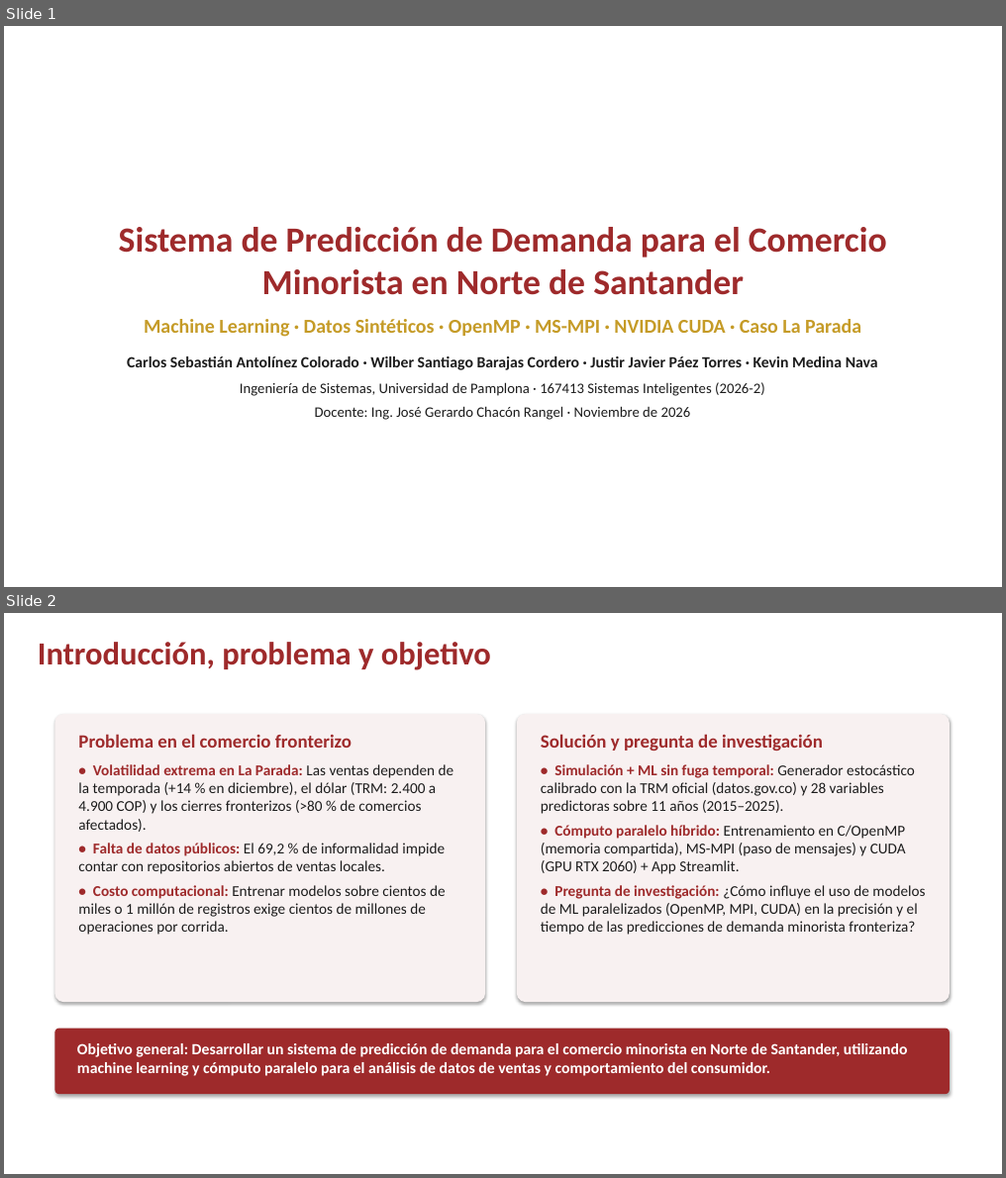
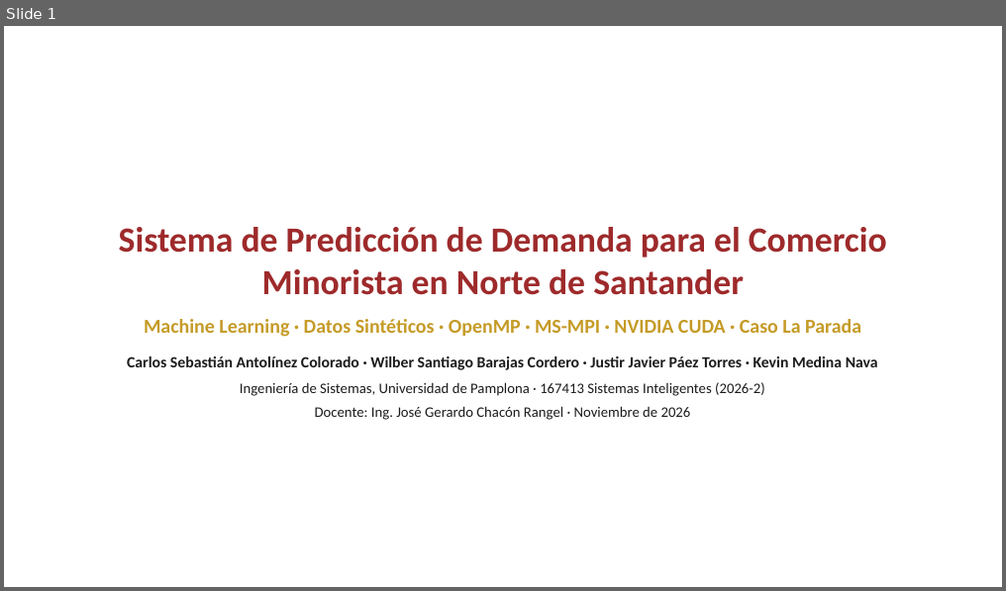
Before and after one commit to The1Poi/demanda-la-parada, a slide deck: entregables_defensa/02_Presentacion_Defensa/Presentacion_Defensa_Demanda_La_Parada.pptx. Shown one above the other, each under a label of ours: slides 1 and 2 before the commit, slide 1 after it. The pictures are 1006x1178 and 1006x591 pixels, drawn with LibreOffice and Linux fonts; fonts in the diff are those of the drawing; background and template pictures are left out. Boxes give left, top, right and bottom in pixels: in the first picture for what was removed or moved away, otherwise in the second. Text is boxed around its words. In the diff, an @@ line names an element or a change of style, - is before the commit and + after.

Commit message:
Actualizar presentacion: agregar lamina 2 de Resumen ejecutivo y Abstract en ingles manteniendo 15 laminas oficiales

```diff
--- a/entregables_defensa/02_Presentacion_Defensa/Presentacion_Defensa_Demanda_La_Parada.pptx
+++ b/entregables_defensa/02_Presentacion_Defensa/Presentacion_Defensa_Demanda_La_Parada.pptx
@@ slide 2 removed at (4, 613, 1002, 1174), background picture (left out) @@
@@ text removed at (38, 642, 491, 670) @@
-Introducción, problema y objetivo
@@ rounded rectangle removed at (54, 714, 485, 1002) @@
@@ rounded rectangle removed at (517, 714, 949, 1002) @@
@@ text removed at (78, 734, 454, 935) @@
-Problema en el comercio fronterizo
-• Volatilidad extrema en La Parada: Las ventas dependen de la temporada (+14 % en diciembre), el dólar (TRM: 2.400 a 4.900 COP) y los cierres fronterizos (>80 % de comercios afectados).
-• Falta de datos públicos: El 69,2 % de informalidad impide contar con repositorios abiertos de ventas locales.
-• Costo computacional: Entrenar modelos sobre cientos de miles o 1 millón de registros exige cientos de millones de operaciones por corrida.
@@ text removed at (541, 734, 925, 935) @@
-Solución y pregunta de investigación
-• Simulación + ML sin fuga temporal: Generador estocástico calibrado con la TRM oficial (datos.gov.co) y 28 variables predictoras sobre 11 años (2015–2025).
-• Cómputo paralelo híbrido: Entrenamiento en C/OpenMP (memoria compartida), MS-MPI (paso de mensajes) y CUDA (GPU RTX 2060) + App Streamlit.
-• Pregunta de investigación: ¿Cómo influye el uso de modelos de ML paralelizados (OpenMP, MPI, CUDA) en la precisión y el tiempo de las predicciones de demanda minorista fronteriza?
@@ rounded rectangle removed at (54, 1029, 949, 1094) @@
@@ text removed at (77, 1044, 908, 1076) @@
-Objetivo general: Desarrollar un sistema de predicción de demanda para el comercio minorista en Norte de Santander, utilizando machine learning y cómputo paralelo para el análisis de datos de ventas y comportamiento del consumidor.
```
Also in this commit, not shown: 12 slides changed, 1 slide added.
